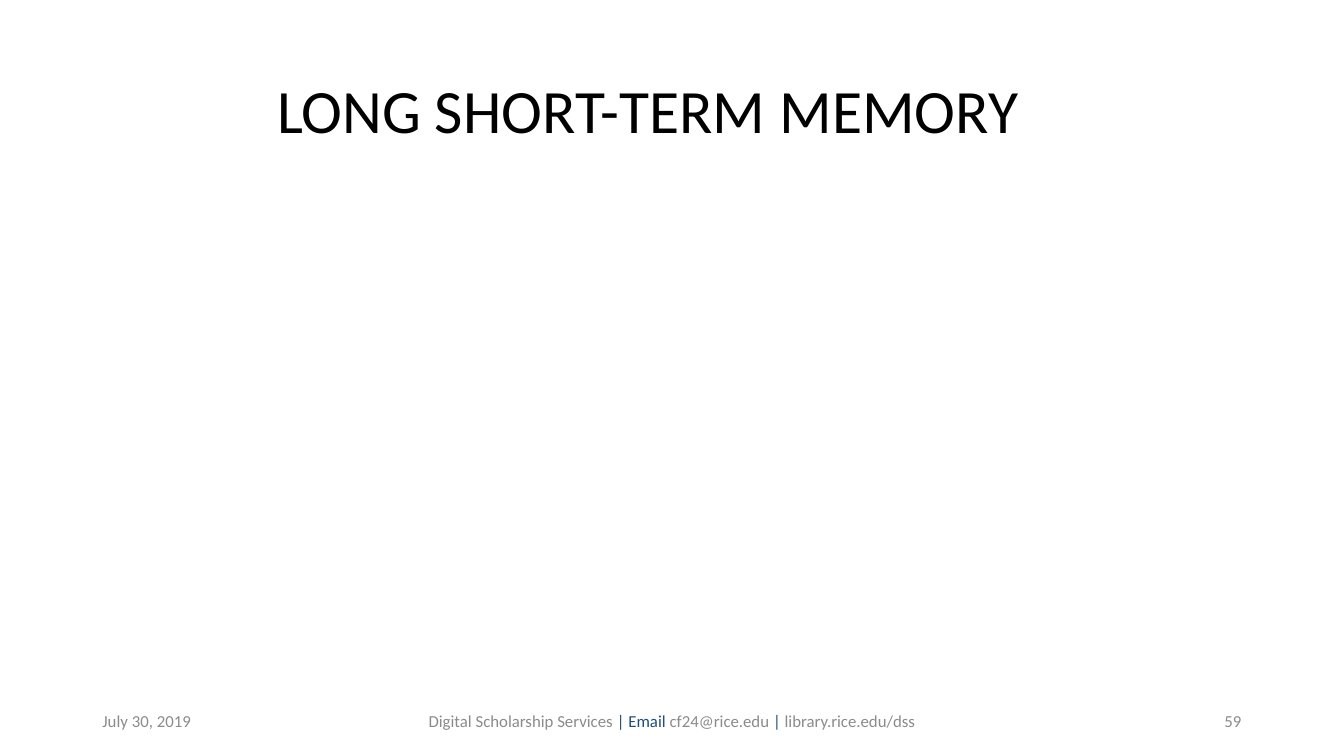
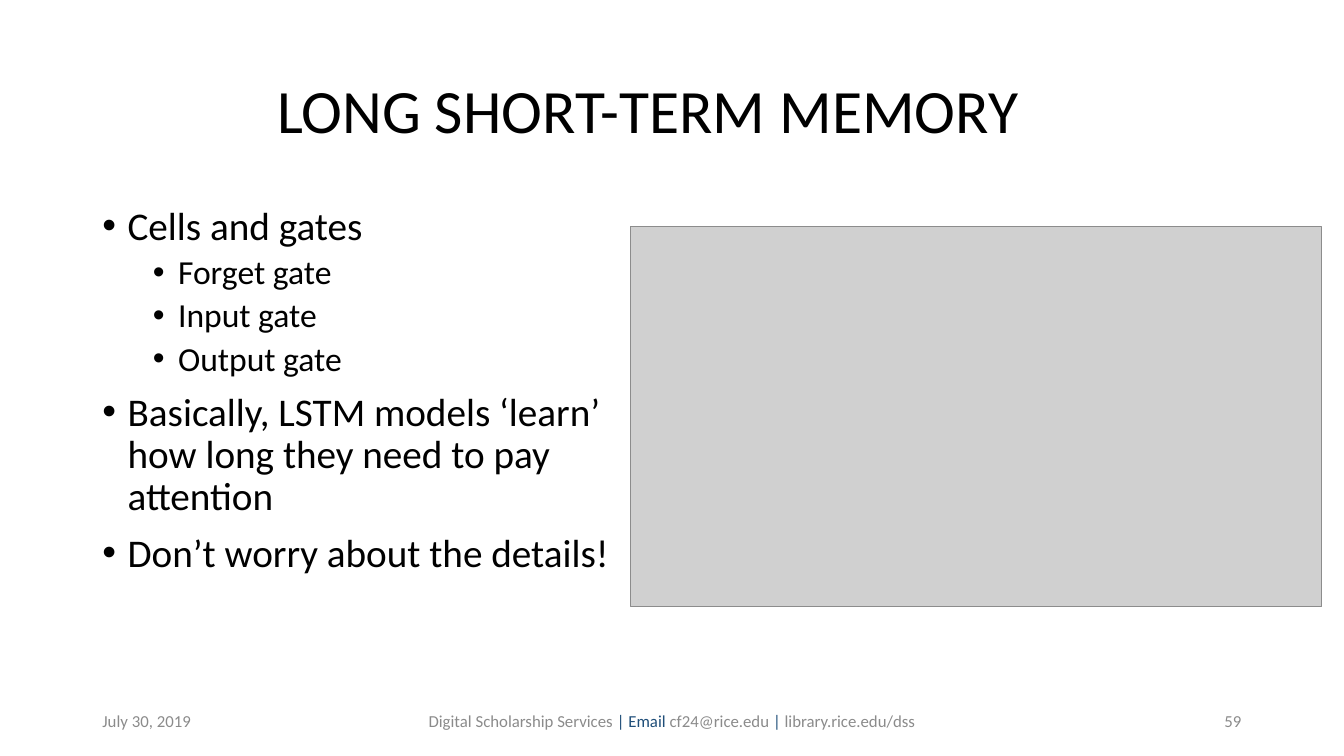
Before and after one commit to bakitybacon/rice-data-and-donuts, a slide deck: slide 59 of tsa/Introduction to Time Series Analysis.pptx. Drawn at 1344x756 pixels with LibreOffice and Linux fonts; fonts in the diff are those of the drawing; grey boxes stand for pictures; background and template pictures are left out. Boxes give left, top, right and bottom in pixels: in the first picture for what was removed or moved away, otherwise in the second. Text is boxed around its words. In the diff, an @@ line names an element or a change of style, - is before the commit and + after.

```diff
--- a/tsa/Introduction to Time Series Analysis.pptx
+++ b/tsa/Introduction to Time Series Analysis.pptx
@@ text added at [128,212,608,574], 28 pt, text #000000 @@
+• Cells and gates
+  • Forget gate
+  • Input gate
+  • Output gate
+• Basically, LSTM models ‘learn’ how long they need to pay attention
+• Don’t worry about the details!
@@ picture added at [631,227,1323,607] @@
```
Also in this commit, not shown: 2 other slides changed.
